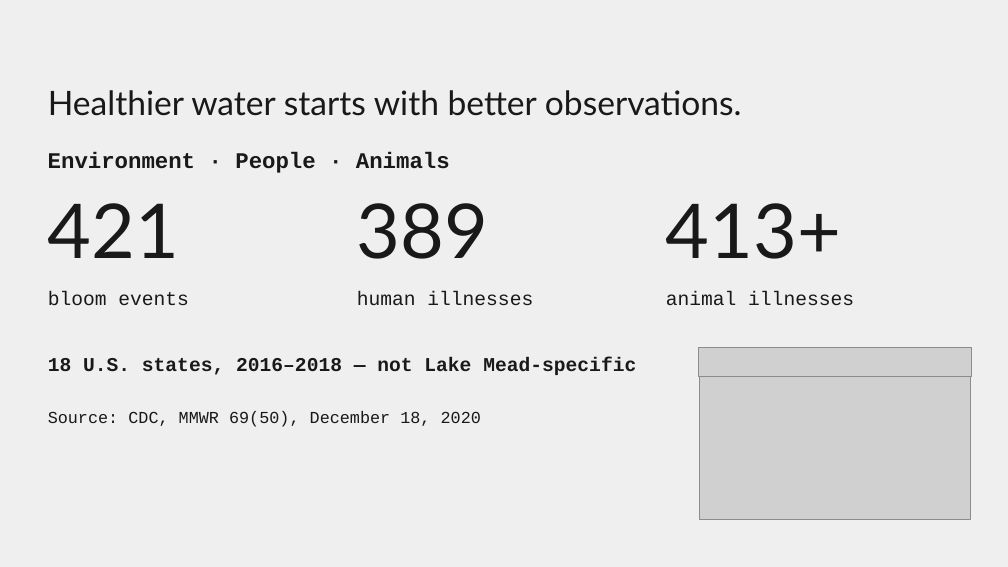
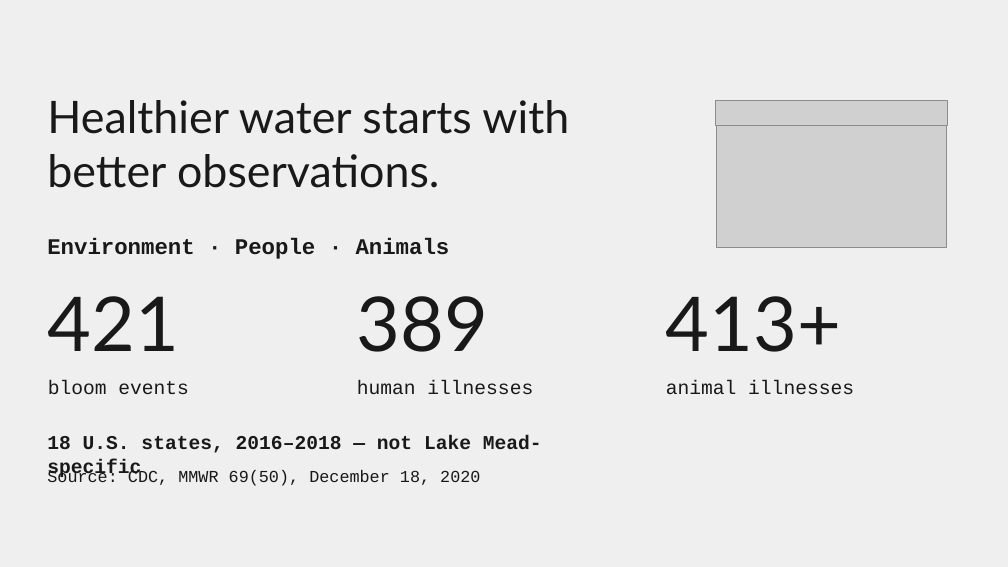
Before and after one commit to NathanDiep123/Verdant, a slide deck: slide 1 of docs/presentation/verdant-presentation.pptx. Drawn at 1008x567 pixels with LibreOffice and Linux fonts; fonts in the diff are those of the drawing; grey boxes stand for pictures; background and template pictures are left out. Boxes give left, top, right and bottom in pixels: in the first picture for what was removed or moved away, otherwise in the second. Text is boxed around its words. In the diff, an @@ line names an element or a change of style, - is before the commit and + after.

Commit message:
Polish the presentation layout and refresh the slide picture

```diff
--- a/docs/presentation/verdant-presentation.pptx
+++ b/docs/presentation/verdant-presentation.pptx
@@ title "Healthier water starts with better ..." at bbox=[47, 100, 569, 188]: size 24 to 32 pt @@
@@ picture: place and size @@
-picture at bbox=[699, 347, 971, 376]
+picture at bbox=[716, 101, 948, 126]
@@ picture: place and size @@
-picture at bbox=[700, 377, 970, 520]
+picture at bbox=[717, 126, 947, 248]
@@ text "Environment · People · Animals": place and size @@
-text "Environment · People · Animals" at bbox=[48, 151, 450, 173]
+text "Environment · People · Animals" at bbox=[47, 238, 450, 259]
@@ 3 titles: place and size @@
-3 titles at bbox=[48, 203, 841, 259]
+3 titles at bbox=[48, 296, 841, 352]
@@ 3 subtitles: place and size @@
-3 subtitles at bbox=[48, 291, 854, 305]
+3 subtitles at bbox=[48, 380, 854, 394]
@@ text "18 U.S. states, 2016–2018 — ..." rewrapped from bbox=[48, 357, 636, 375] to bbox=[47, 436, 542, 479] @@
@@ text "Source: CDC, MMWR 69(50), December ...": place and size @@
-text "Source: CDC, MMWR 69(50), December ..." at bbox=[48, 411, 481, 427]
+text "Source: CDC, MMWR 69(50), December ..." at bbox=[47, 470, 480, 486]
```
Also in this commit, not shown: 2 other slides changed, 3 other files.
